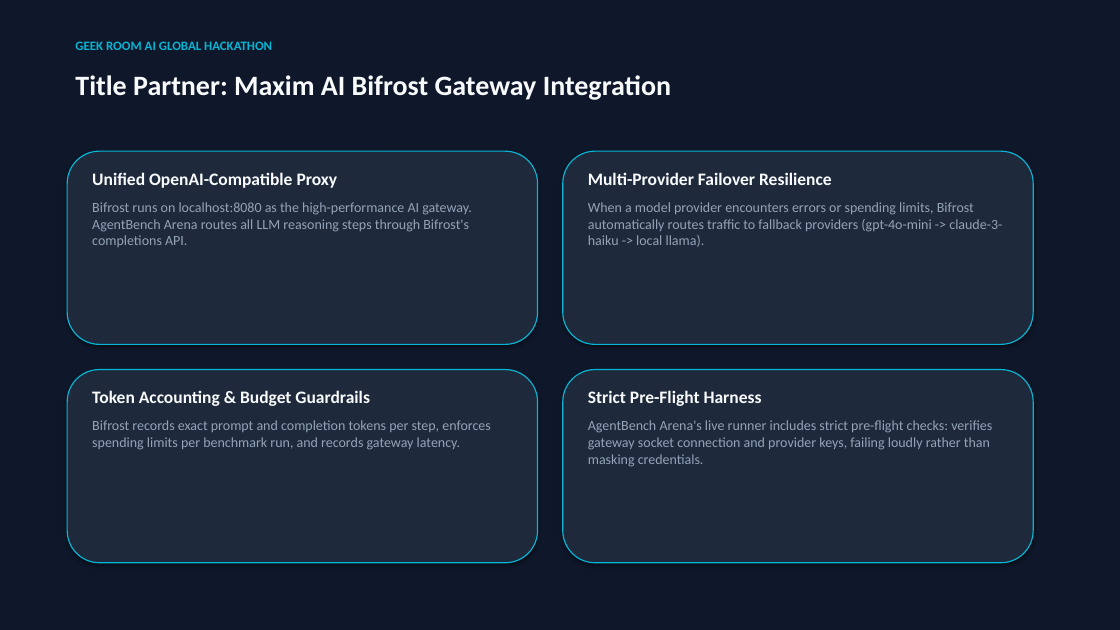
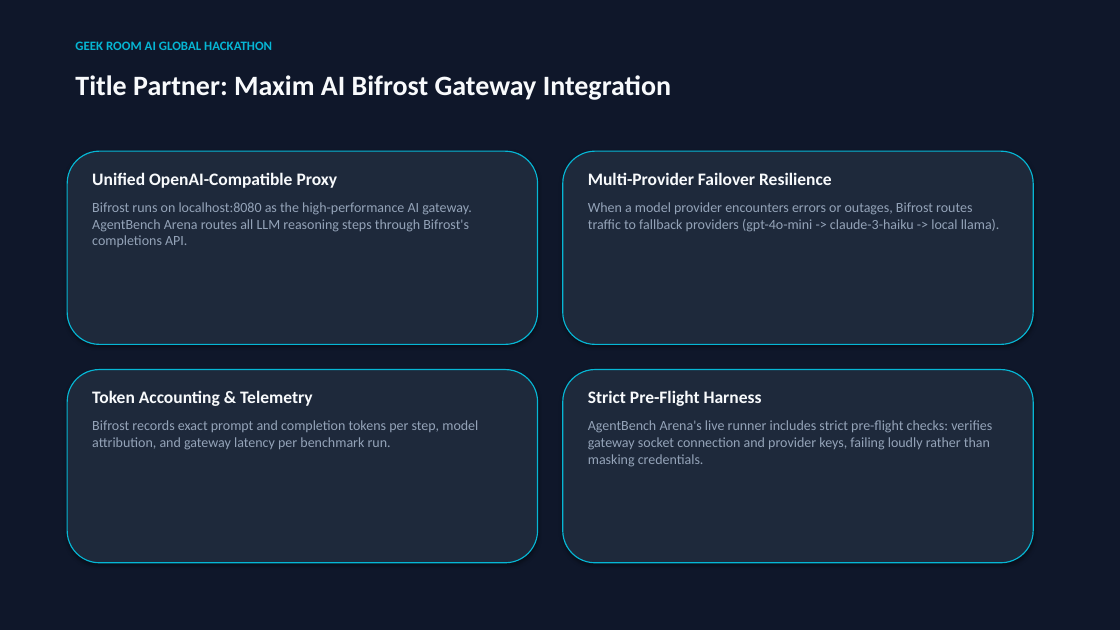
Before and after one commit to Mohan-M04/agentbench-arena, a slide deck: slide 5 of AgentBench_Arena_Hackathon_Pitch_Deck.pptx. Drawn at 1120x630 pixels with LibreOffice and Linux fonts; fonts in the diff are those of the drawing. Boxes give left, top, right and bottom in pixels: in the first picture for what was removed or moved away, otherwise in the second. Text is boxed around its words. In the diff, an @@ line names an element or a change of style, - is before the commit and + after.

Commit message:
feat(benchmark): update 10-run multi-task suite, ARS recovery rate ratio, and pitch deck

```diff
--- a/AgentBench_Arena_Hackathon_Pitch_Deck.pptx
+++ b/AgentBench_Arena_Hackathon_Pitch_Deck.pptx
@@ text at (588,202,1000,232): text changed @@
-When a model provider encounters errors or spending limits, Bifrost automatically routes traffic to fallback providers (gpt-4o-mini -> claude-3-haiku -> local llama).
+When a model provider encounters errors or outages, Bifrost routes traffic to fallback providers (gpt-4o-mini -> claude-3-haiku -> local llama).
@@ text at (92,390,478,450): text changed @@
-Token Accounting & Budget Guardrails
-Bifrost records exact prompt and completion tokens per step, enforces spending limits per benchmark run, and records gateway latency.
+Token Accounting & Telemetry
+Bifrost records exact prompt and completion tokens per step, model attribution, and gateway latency per benchmark run.
```
Also in this commit, not shown: 5 other slides changed, 4 other files.
